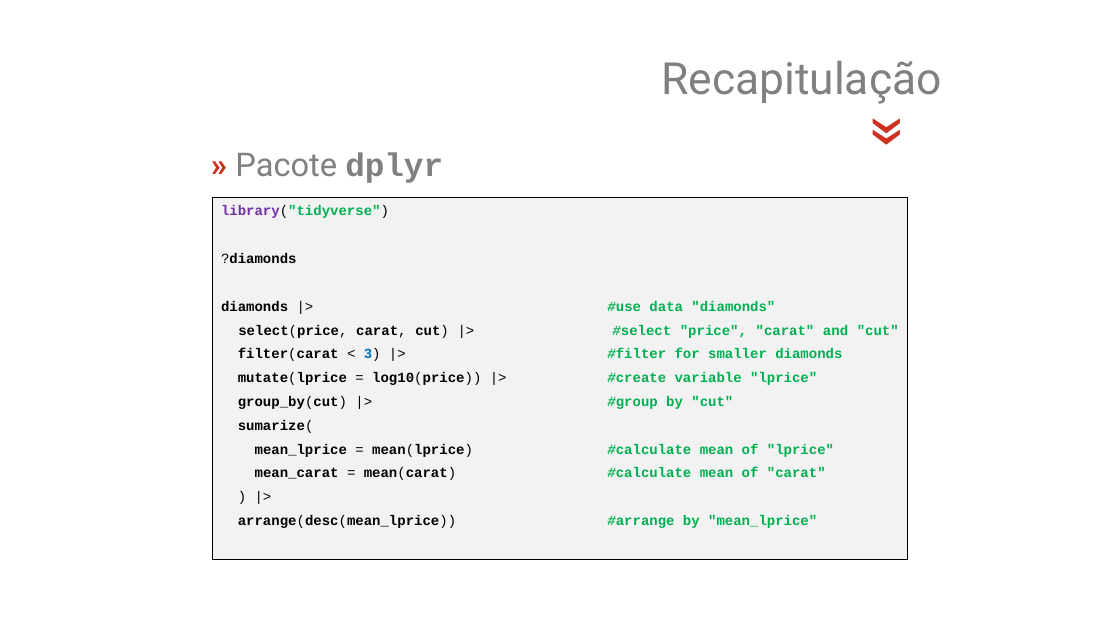
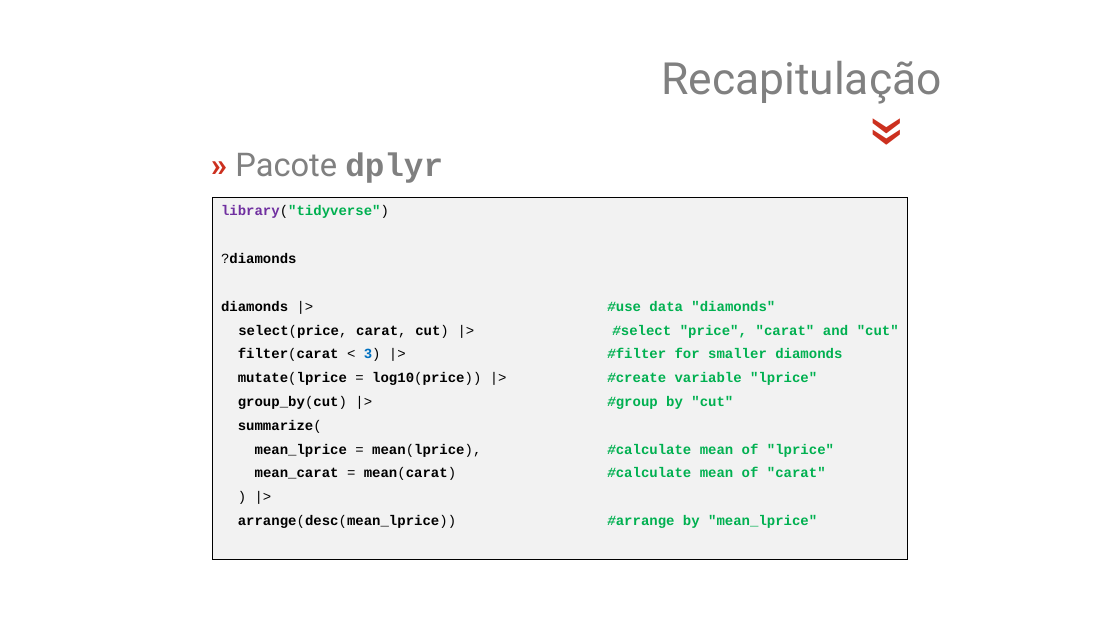
Before and after one commit to jsollari/DSR-II2026, a slide deck: slide 9 of docs/DSR-II2026_JL_slides.pptx. Drawn at 1120x630 pixels with LibreOffice and Linux fonts; fonts in the diff are those of the drawing; background and template pictures are left out. Boxes give left, top, right and bottom in pixels: in the first picture for what was removed or moved away, otherwise in the second. Text is boxed around its words. In the diff, an @@ line names an element or a change of style, - is before the commit and + after.

```diff
--- a/docs/DSR-II2026_JL_slides.pptx
+++ b/docs/DSR-II2026_JL_slides.pptx
@@ text in rectangle at (238,420,834,457): text changed @@
-sumarize(
-mean_lprice = mean(lprice) #calculate mean of "lprice"
+summarize(
+mean_lprice = mean(lprice), #calculate mean of "lprice"
```
Also in this commit, not shown: 11 other slides changed, 2 slides added, 5 slides removed, 23 other files.
